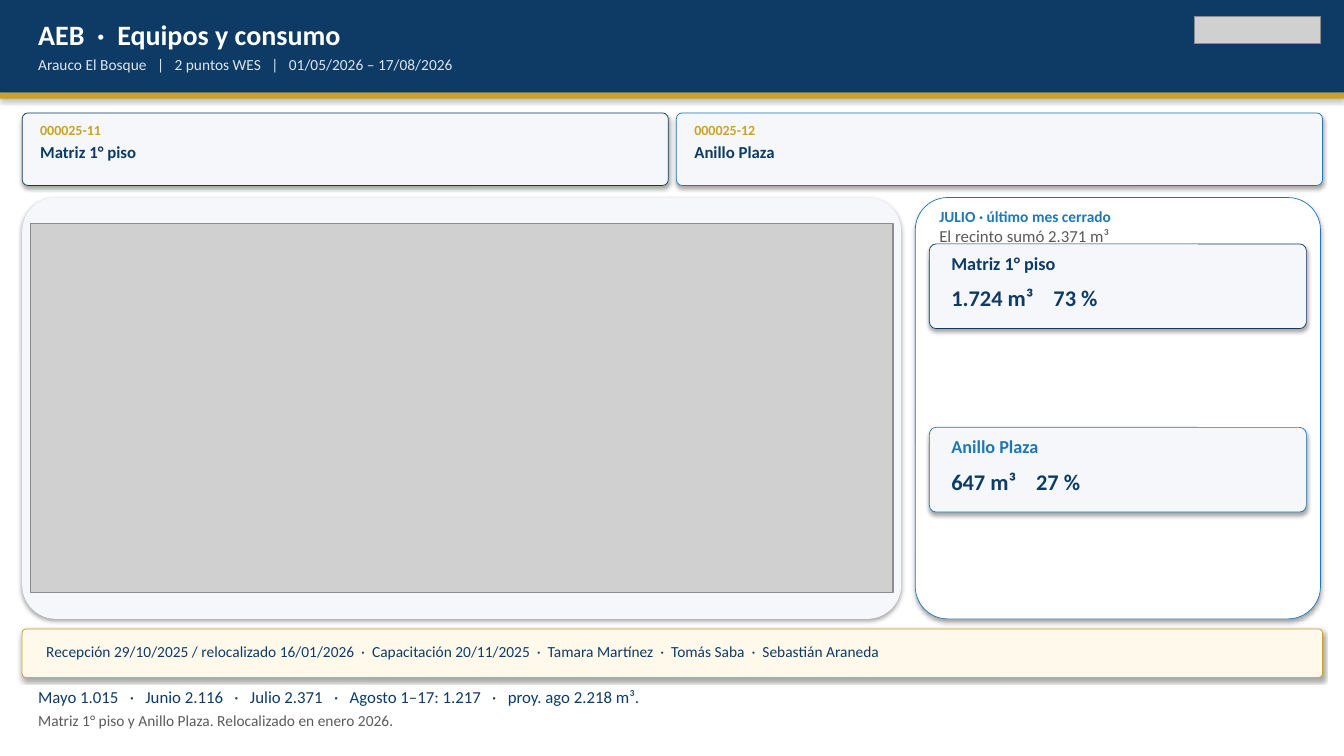
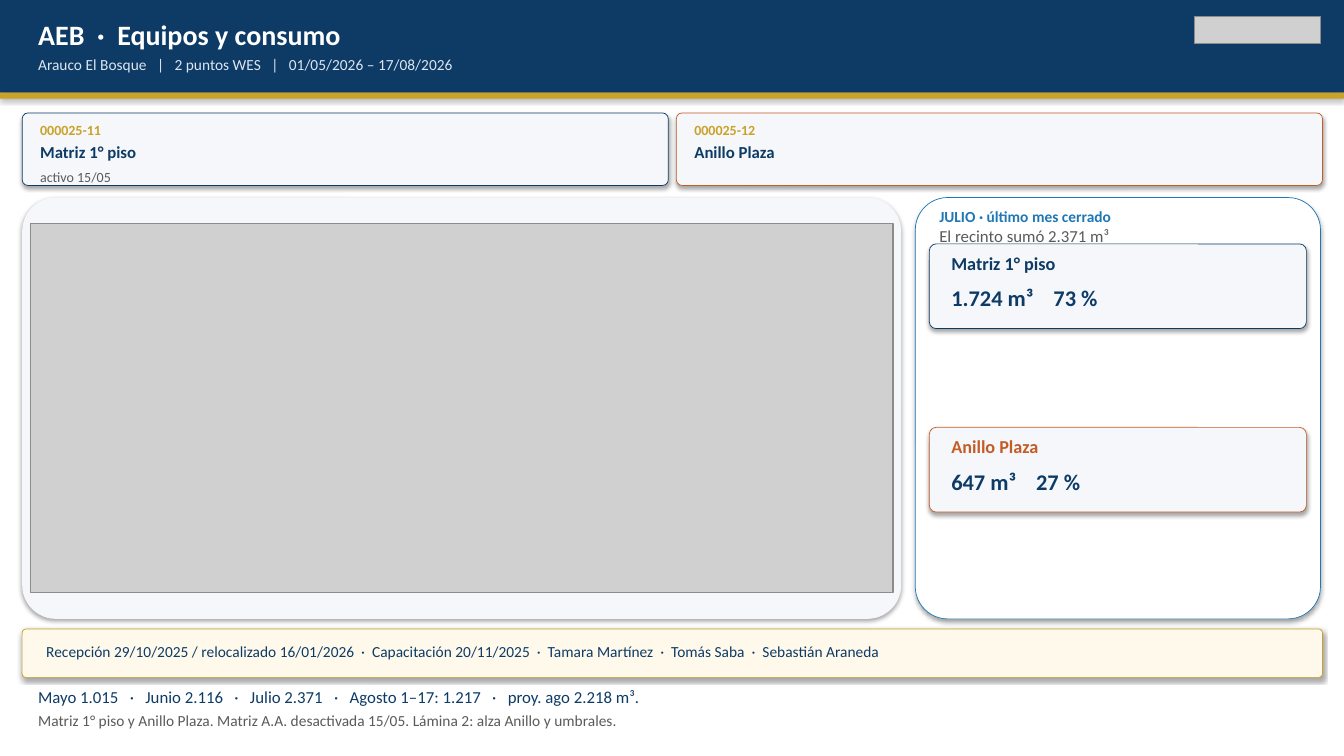
Before and after one commit to anibaloperacionesWes/wes-scripts, a slide deck: slide 10 of reports/Parque_Arauco/TMP_7MALLS/entrega_diego_anibal/Recorrido_ejecutivo_PA_MAE_20260817.pptx. Drawn at 1344x756 pixels with LibreOffice and Linux fonts; fonts in the diff are those of the drawing; grey boxes stand for pictures. Boxes give left, top, right and bottom in pixels: in the first picture for what was removed or moved away, otherwise in the second. Text is boxed around its words. In the diff, an @@ line names an element or a change of style, - is before the commit and + after.

```diff
--- a/reports/Parque_Arauco/TMP_7MALLS/entrega_diego_anibal/Recorrido_ejecutivo_PA_MAE_20260817.pptx
+++ b/reports/Parque_Arauco/TMP_7MALLS/entrega_diego_anibal/Recorrido_ejecutivo_PA_MAE_20260817.pptx
@@ rounded rectangle at (x1=677, y1=113, x2=1323, y2=186): outline #1F77B4 0.5 pt to #C45C26 0.5 pt @@
@@ text added at (x1=40, y1=172, x2=111, y2=186), 10 pt, text #5A5A5A @@
+activo 15/05
@@ rounded rectangle at (x1=930, y1=427, x2=1307, y2=512): outline #1F77B4 0.5 pt to #C45C26 0.5 pt @@
@@ text "Anillo Plaza" at (x1=951, y1=440, x2=1038, y2=453): text colour #1F77B4 to #C45C26 @@
@@ text at (x1=38, y1=715, x2=616, y2=729): text changed @@
-Matriz 1° piso y Anillo Plaza. Relocalizado en enero 2026.
+Matriz 1° piso y Anillo Plaza. Matriz A.A. desactivada 15/05. Lámina 2: alza Anillo y umbrales.
```
Also in this commit, not shown: 4 other slides changed, 1 slide added, 3 other files.
